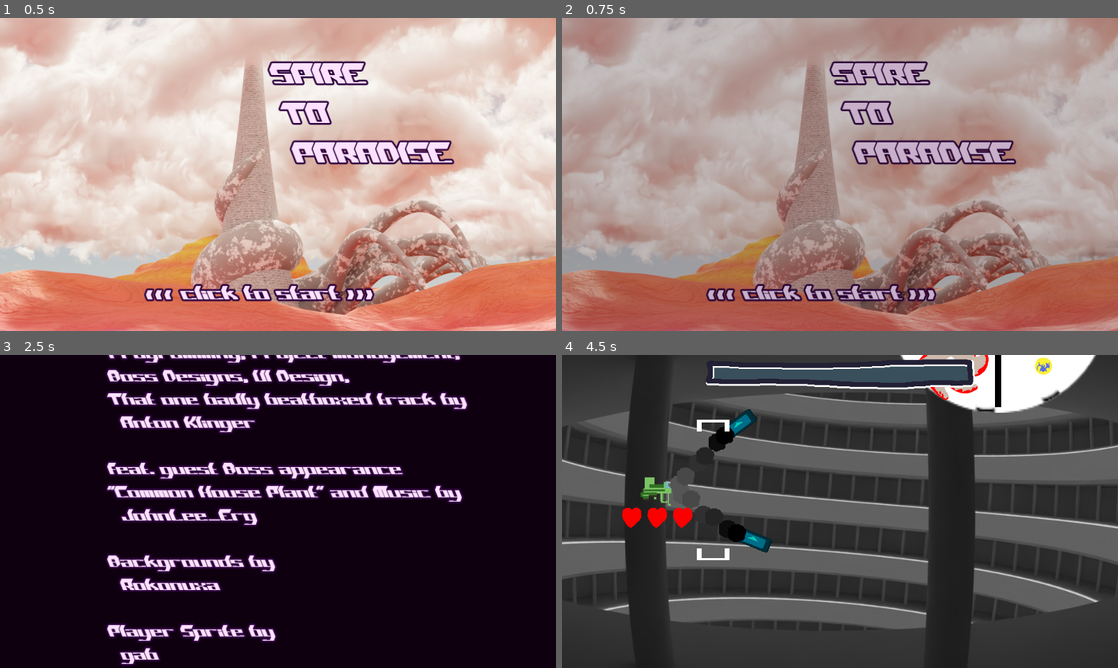
Above: before the commit, frames 1-4 (two rows, left to right).
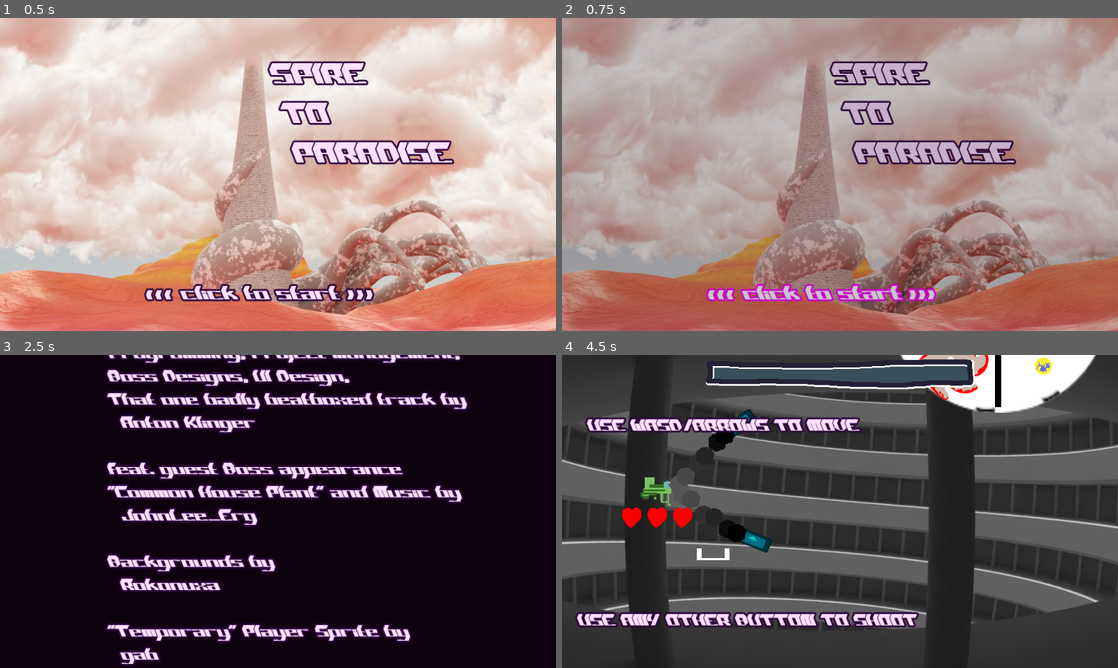
Above: after the commit, the same moments.

Repository: klianc09/bossrushcollab
Game: Godot game, scene res://title.tscn
Two runs of this game, one before a commit and one after it. Both use one fixed random seed, a clock stepped at 60 frames per second and the inputs below. This scene is started directly instead of the project's main scene. The engine's default icon, where the game draws it, is replaced by a stand-in: a white triangle on a blue panel in a dark square.
Inputs (mouse positions are in pixels of both pictures, inside the frame that each line leads up to):
- Up to frame 1 (0.5 s): no input
- Up to frame 2 (0.75 s): tap Enter at 0.5 s; move the mouse to (962, 158) at 0.52 s; press the mouse at (962, 158) at 0.53 s; hold Right (ui_right) from 0.53 s (still down)
- Up to frame 3 (2.5 s): tap Enter at 1.25, 2 s; move the mouse to (166, 527) at 1.27 s; release Right (ui_right) at 1.28 s; release the mouse at (166, 527) at 1.28 s; hold Down (ui_down) 1.28-2.03 s; click (166, 527) at 1.35 s; move the mouse to (333, 442) at 2.02 s; press the mouse at (333, 442) at 2.03 s; hold Right (ui_right) from 2.03 s (still down)
- Up to frame 4 (4.5 s): tap Enter at 2.75, 3.5, 4.25 s; move the mouse to (812, 574) at 2.77 s; release Right (ui_right) at 2.78 s; release the mouse at (812, 574) at 2.78 s; hold Up (ui_up) 2.78-3.53 s; click (812, 574) at 2.85 s; move the mouse to (1006, 558) at 3.52 s; press the mouse at (1006, 558) at 3.53 s; hold Left (ui_left) from 3.53 s (still down); tap R (action_reset) at 4.15 s; move the mouse to (673, 464) at 4.27 s; release the mouse at (673, 464) at 4.28 s; click (673, 464) at 4.35 s

Frame 1 is identical in both runs. In frame 2, 1.2% of the frame differs, in the area x 25-68%, y 84-91%; in frame 3, 1.8%; in frame 4, 4.9%, in the area x 2-65%, y 19-88%.

Commit message:
Polish most messages (instructions/win/lose/restart)

Diff:
--- a/base/singleton.gd
+++ b/base/singleton.gd
@@ -27,6 +27,8 @@
 	particlePool = {}
 
 func resetScene():
+	var sfx_bus = AudioServer.get_bus_index("SFX")
+	AudioServer.set_bus_volume_db(sfx_bus, 0)
 	resetPools()
 	get_tree().change_scene_to_file("res://test.tscn")
 
--- a/hud.gd
+++ b/hud.gd
@@ -1,6 +1,6 @@
 extends Control
 
-var hp_highlight_color = Color.WHITE
+var hp_highlight_color = Color.BLACK
 var hit_duration = 0.5
 var hit_delay = 0.0
 
@@ -12,12 +12,13 @@
 
 func _process(delta: float) -> void:
 	hit_delay -= delta
-	# hp_highlight_color = hp_highlight_color.lerp(Color.WHITE, 0.05)
+	hp_highlight_color = hp_highlight_color.lerp(Color.BLACK, 0.05)
 	if hit_delay < 0:
 		$BossHealthBar1.value = $BossHealthBar2.value
-	# $BossHealthBar.tint_progress = hp_highlight_color
+	$BossHealthBar1.tint_progress = hp_highlight_color
 
 func _on_boss_spawned(boss: Enemy):
+	$Instructions.visible = false
 	var labelypos = 18
 	$TopStrip.visible = true
 	$TopStrip.scale = Vector2(1, 0)
@@ -52,6 +53,7 @@
 
 
 func _on_boss_defeated():
+	$SuccessLabel.text = "You defeated:\n" + Singleton.bossNode.boss_name + "!"
 	$SuccessLabel.visible = true
 	var tween = get_tree().create_tween()
 	tween.tween_callback(endOfDefeatSequence).set_delay(1)
@@ -61,8 +63,23 @@
 
 
 func _on_great_success():
+	var player : Player = $"../../player"
 	$UltimateSuccessLabel.visible = true
+	var tween = get_tree().create_tween()
+	tween.tween_property($TheLight, "modulate", Color.WHITE, 4)
+	tween.parallel().tween_method(set_sfx_volume, 0, -70, 4)
+	var anchor = $UltimateSuccessLabel.position
+	$UltimateSuccessLabel.position = Vector2(anchor.x, Singleton.viewportSize.y)
+	tween.tween_property($UltimateSuccessLabel, "position", anchor, 20)
+	tween.tween_callback(showFinalScore)
+	$FinalScore.text = "Time: " + str(int(player.totalTime)) + "s \n Hits: " + str(player.hitsTaken)
 
+func showFinalScore():
+	$FinalScore.visible = true
+
+func set_sfx_volume(volume_db):
+	var sfx_bus = AudioServer.get_bus_index("SFX")
+	AudioServer.set_bus_volume_db(sfx_bus, volume_db)
 
 func _on_boss_hp_changed(newHp: int) -> void:
 	$BossHealthBar1.max_value = Singleton.bossNode.maxhp
--- a/player/player.gd
+++ b/player/player.gd
@@ -39,6 +39,9 @@
 
 var missileChargeReticles1 = []
 var missileChargeReticles2 = []
+
+var hitsTaken = 0
+var totalTime = 0.0
 
 ## All outgoing damage is multiplied by this. Mostly useful for testing.
 @export var damageMultiplier = 1
@@ -63,12 +66,14 @@
 		$Reticle/r2.add_child(r2)
 	$Reticle/r1/indicator.visible = false
 	$Reticle/r2/indicator.visible = false
+	Singleton.boss_defeated.connect(healAfterCombat)
 
 func _process(delta: float) -> void:
 	if Input.is_action_just_pressed("action_reset"):
 		Singleton.resetScene()
 	if dead:
 		return
+	totalTime += delta
 	var input_x = Input.get_axis("ui_left", "ui_right")
 	var input_y = Input.get_axis("ui_up", "ui_down")
 	var input_vector = Vector2(input_x, input_y).normalized()
@@ -176,6 +181,7 @@
 	health -= damageAmount
 	invulnerabilityTimer = invulnerabilityDuration
 	$hurtSfx.play()
+	hitsTaken += 1
 	if health <= 0:
 		$deathSfx.play()
 		dead = true
@@ -184,6 +190,13 @@
 		expl.position = position
 	health_change.emit(self)
 
+func healAfterCombat():
+	health += 1
+	health = min(maxHealth, health)
+	$healSfx.play()
+	health_change.emit(self)
+
+
 func _on_area_entered(area: Area2D) -> void:
 	if area is Enemy:
 		area.onContactWithPlayer(self)
--- a/player/player.tscn
+++ b/player/player.tscn
@@ -6,6 +6,7 @@
 [ext_resource type="AudioStream" uid="uid://cybvigh1uo20a" path="res://base/sfx/hurt1.wav" id="4_havn0"]
 [ext_resource type="Texture2D" uid="uid://bbxrjb245yfra" path="res://player/gfx/reticle_charge.png" id="4_ujmnu"]
 [ext_resource type="AudioStream" uid="uid://dm6hwq2ei31h0" path="res://base/sfx/lose1.wav" id="5_oqq4o"]
+[ext_resource type="AudioStream" uid="uid://iro4et2ypny3" path="res://base/sfx/heal.wav" id="6_dln63"]
 [ext_resource type="AudioStream" uid="uid://6ao32yegqcdh" path="res://base/sfx/zap1.wav" id="6_xdxpo"]
 [ext_resource type="AudioStream" uid="uid://bw1mchjytxhjp" path="res://base/sfx/zap2.wav" id="7_rem7a"]
 [ext_resource type="AudioStream" uid="uid://smat2apl2q8a" path="res://base/sfx/click.wav" id="9_08ewx"]
@@ -17,6 +18,11 @@
 random_pitch = 1.1
 streams_count = 1
 stream_0/stream = ExtResource("4_havn0")
+
+[sub_resource type="AudioStreamRandomizer" id="AudioStreamRandomizer_jlc1p"]
+random_pitch = 1.1
+streams_count = 1
+stream_0/stream = ExtResource("6_dln63")
 
 [sub_resource type="AudioStreamRandomizer" id="AudioStreamRandomizer_sf6k4"]
 random_pitch = 2.0
@@ -71,6 +77,11 @@
 volume_db = 5.0
 bus = &"SFX"
 
+[node name="healSfx" type="AudioStreamPlayer" parent="."]
+stream = SubResource("AudioStreamRandomizer_jlc1p")
+volume_db = 5.0
+bus = &"SFX"
+
 [node name="deathSfx" type="AudioStreamPlayer" parent="."]
 stream = ExtResource("5_oqq4o")
 bus = &"SFX"
--- a/project.godot
+++ b/project.godot
@@ -87,6 +87,8 @@
 , Object(InputEventJoypadButton,"resource_local_to_scene":false,"resource_name":"","device":-1,"button_index":3,"pressure":0.0,"pressed":true,"script":null)
 , Object(InputEventJoypadButton,"resource_local_to_scene":false,"resource_name":"","device":-1,"button_index":9,"pressure":0.0,"pressed":true,"script":null)
 , Object(InputEventJoypadButton,"resource_local_to_scene":false,"resource_name":"","device":-1,"button_index":10,"pressure":0.0,"pressed":true,"script":null)
+, Object(InputEventKey,"resource_local_to_scene":false,"resource_name":"","device":-1,"window_id":0,"alt_pressed":false,"shift_pressed":false,"ctrl_pressed":false,"meta_pressed":false,"pressed":false,"keycode":0,"physical_keycode":4194325,"key_label":0,"unicode":0,"location":0,"echo":false,"script":null)
+, Object(InputEventKey,"resource_local_to_scene":false,"resource_name":"","device":-1,"window_id":0,"alt_pressed":false,"shift_pressed":false,"ctrl_pressed":false,"meta_pressed":false,"pressed":false,"keycode":0,"physical_keycode":4194326,"key_label":0,"unicode":0,"location":0,"echo":false,"script":null)
 ]
 }
 action_reset={
--- a/test.tscn
+++ b/test.tscn
@@ -478,30 +478,29 @@
 [node name="SuccessLabel" type="Label" parent="CanvasLayer/hud"]
 visible = false
 layout_mode = 0
-offset_left = 517.0
-offset_top = 468.0
-offset_right = 699.0
-offset_bottom = 491.0
-text = "You defeated the BOSS!"
+offset_left = 124.0
+offset_top = 59.0
+offset_right = 830.0
+offset_bottom = 122.0
+theme = ExtResource("96_gh3iu")
+text = "You defeated
+BOSS!"
+horizontal_alignment = 1
 
 [node name="DeathLabel" type="Label" parent="CanvasLayer/hud"]
 visible = false
 layout_mode = 0
-offset_left = 157.0
-offset_top = 287.0
-offset_right = 339.0
-offset_bottom = 336.0
+offset_left = 76.0
+offset_top = 195.0
+offset_right = 448.0
+offset_bottom = 356.0
+theme = ExtResource("96_gh3iu")
+theme_override_font_sizes/font_size = 37
 text = "You were defeated!
-Better luck next time"
-
-[node name="UltimateSuccessLabel" type="Label" parent="CanvasLayer/hud"]
-visible = false
-layout_mode = 0
-offset_left = 411.0
-offset_top = 420.0
-offset_right = 682.0
-offset_bottom = 443.0
-text = "You defeated ALL bosses, good job!"
+Better luck next time!
+
+Press R to restart"
+horizontal_alignment = 1
 
 [node name="TopStrip" type="TextureRect" parent="CanvasLayer/hud"]
 visible = false
@@ -546,6 +545,81 @@
 theme = ExtResource("96_gh3iu")
 theme_override_font_sizes/font_size = 37
 text = "Boss Approaching: "
+
+[node name="Instructions" type="Control" parent="CanvasLayer/hud"]
+anchors_preset = 0
+offset_right = 40.0
+offset_bottom = 40.0
+
+[node name="Label" type="Label" parent="CanvasLayer/hud/Instructions"]
+layout_mode = 0
+offset_left = 43.0
+offset_top = 101.0
+offset_right = 510.0
+offset_bottom = 139.0
+theme = ExtResource("96_gh3iu")
+theme_override_font_sizes/font_size = 37
+text = "USE WASD/ARROWS TO MOVE"
+
+[node name="Label2" type="Label" parent="CanvasLayer/hud/Instructions"]
+layout_mode = 0
+offset_left = 26.0
+offset_top = 437.0
+offset_right = 612.0
+offset_bottom = 475.0
+theme = ExtResource("96_gh3iu")
+theme_override_font_sizes/font_size = 37
+text = "USE ANY OTHER BUTTON TO SHOOT"
+
+[node name="TheLight" type="ColorRect" parent="CanvasLayer/hud"]
+modulate = Color(1, 1, 1, 0)
+layout_mode = 1
+anchors_preset = 15
+anchor_right = 1.0
+anchor_bottom = 1.0
+grow_horizontal = 2
+grow_vertical = 2
+
+[node name="UltimateSuccessLabel" type="Label" parent="CanvasLayer/hud"]
+visible = false
+layout_mode = 0
+offset_left = 8.0
+offset_top = -939.0
+offset_right = 945.0
+offset_bottom = 282.0
+theme = ExtResource("96_gh3iu")
+theme_override_font_sizes/font_size = 64
+text = "As you slay the last beast.
+You breathe a sigh of relief.
+
+The path to the top is clear.
+Finally you will reach paradise.
+
+As you reach the gate.
+You realize...
+
+... you forgot your keys.
+
+
+
+
+
+Well done, proud of you!
+
+Thanks for playing."
+horizontal_alignment = 1
+
+[node name="FinalScore" type="Label" parent="CanvasLayer/hud"]
+visible = false
+layout_mode = 0
+offset_left = 95.0
+offset_top = 342.0
+offset_right = 851.0
+offset_bottom = 483.0
+theme = ExtResource("96_gh3iu")
+theme_override_font_sizes/font_size = 64
+text = "Your Time:
+Hits Taken:"
 
 [node name="PauseMenu" type="ColorRect" parent="CanvasLayer"]
 visible = false
--- a/title.gd
+++ b/title.gd
@@ -4,11 +4,6 @@
 var progressing = false
 
 var speedScale = 1.0
-
-# Called when the node enters the scene tree for the first time.
-func _ready() -> void:
-	pass # Replace with function body.
-
 
 # Called every frame. 'delta' is the elapsed time since the previous frame.
 func _process(delta: float) -> void:
@@ -23,6 +18,16 @@
 	if event is InputEventMouseButton and event.pressed:
 		if not progressing:
 			progressing = true
+			$TitleScreen/confirmSfx.play()
+			var tweenB = get_tree().create_tween()
+			tweenB.tween_property($TitleScreen/Press, "modulate", Color.BLACK, 0.1).set_ease(Tween.EASE_OUT).set_trans(Tween.TRANS_QUAD)
+			tweenB.tween_property($TitleScreen/Press, "modulate", Color(10, 10, 10), 0.1).set_ease(Tween.EASE_IN_OUT).set_trans(Tween.TRANS_QUAD)
+			tweenB.tween_property($TitleScreen/Press, "modulate", Color.BLACK, 0.1).set_ease(Tween.EASE_IN_OUT).set_trans(Tween.TRANS_QUAD)
+			tweenB.tween_property($TitleScreen/Press, "modulate", Color(10, 10, 10), 0.1).set_ease(Tween.EASE_IN_OUT).set_trans(Tween.TRANS_QUAD)
+			tweenB.tween_property($TitleScreen/Press, "modulate", Color.BLACK, 0.1).set_ease(Tween.EASE_IN_OUT).set_trans(Tween.TRANS_QUAD)
+			tweenB.tween_property($TitleScreen/Press, "modulate", Color(10, 10, 10), 0.1).set_ease(Tween.EASE_IN_OUT).set_trans(Tween.TRANS_QUAD)
+			tweenB.tween_property($TitleScreen/Press, "modulate", Color.BLACK, 0.1).set_ease(Tween.EASE_IN_OUT).set_trans(Tween.TRANS_QUAD)
+			tweenB.tween_property($TitleScreen/Press, "modulate", Color(10, 10, 10), 0.1).set_ease(Tween.EASE_IN_OUT).set_trans(Tween.TRANS_QUAD)
 			var tween = get_tree().create_tween()
 			mainTween = tween
 			tween.tween_property($ColorRect, "modulate", Color.WHITE, 1)
--- a/title.tscn
+++ b/title.tscn
@@ -1,8 +1,9 @@
-[gd_scene load_steps=4 format=3 uid="uid://ckwu0sxrhj20b"]
+[gd_scene load_steps=5 format=3 uid="uid://ckwu0sxrhj20b"]
 
 [ext_resource type="Script" path="res://title.gd" id="1_atash"]
 [ext_resource type="Texture2D" uid="uid://b04gmbmh1u5lp" path="res://base/title_screen.png" id="1_iflci"]
 [ext_resource type="Theme" uid="uid://curncucwwts4b" path="res://ui_theme.tres" id="2_p4p0u"]
+[ext_resource type="AudioStream" uid="uid://bf4d7354tj3jf" path="res://base/sfx/start.wav" id="4_3oybq"]
 
 [node name="Title" type="Control"]
 layout_mode = 3
@@ -47,6 +48,10 @@
 theme_override_font_sizes/font_size = 44
 text = "<<< click to start >>>"
 
+[node name="confirmSfx" type="AudioStreamPlayer" parent="TitleScreen"]
+stream = ExtResource("4_3oybq")
+bus = &"SFX"
+
 [node name="ColorRect" type="ColorRect" parent="."]
 modulate = Color(1, 1, 1, 0)
 z_index = 10
@@ -80,7 +85,7 @@
 Backgrounds by
   Rokonuxa
 
-Player Sprite by
+\"Temporary\" Player Sprite by
   gab
 
 named those layers
Not shown, added: base/sfx/heal.wav.import
Not shown, added: base/sfx/start.wav.import
Not shown: 1 places in player/player.tscn that only renumber resources
Not shown, added: base/sfx/heal.wav
Not shown, added: base/sfx/start.wav
